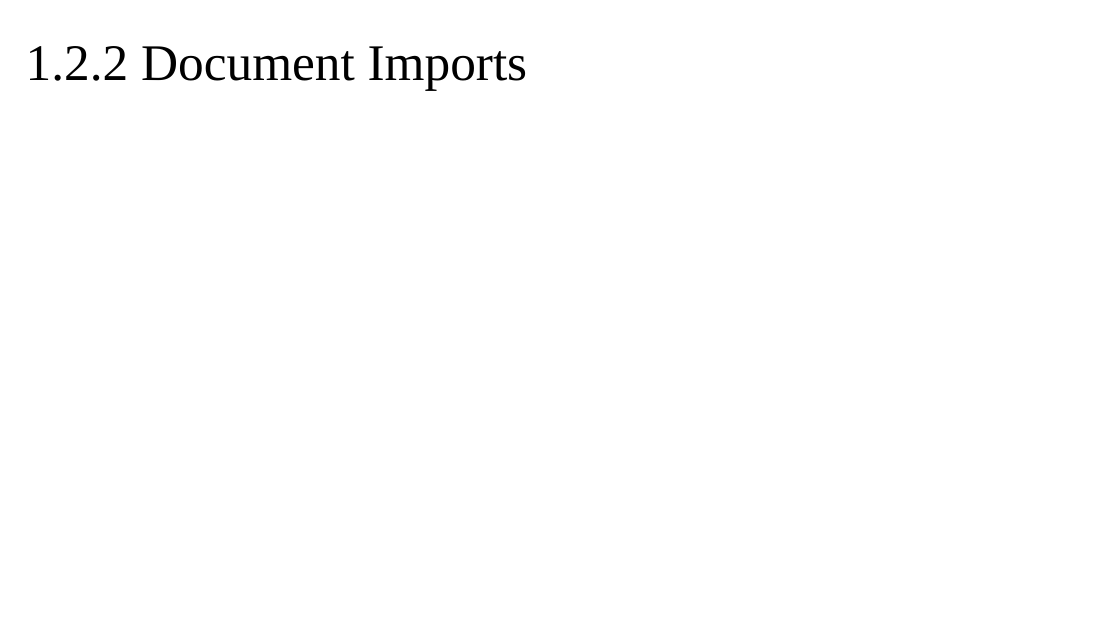
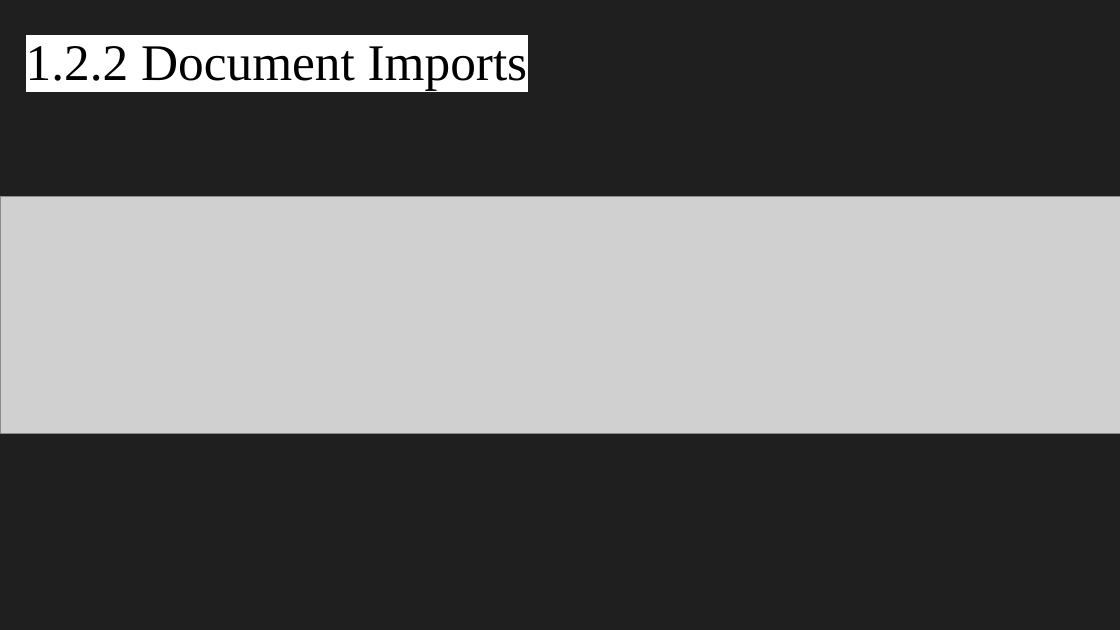
Before and after one commit to prawny-boy/Trig-Game, a slide deck: slide 9 of CAT Y8 Inv1 Presentation.pptx (slide 8 before the commit). Drawn at 1120x630 pixels with LibreOffice and Linux fonts; fonts in the diff are those of the drawing; grey boxes stand for pictures; background and template pictures are left out. Boxes give left, top, right and bottom in pixels: in the first picture for what was removed or moved away, otherwise in the second. Text is boxed around its words. In the diff, an @@ line names an element or a change of style, - is before the commit and + after.

```diff
--- a/CAT Y8 Inv1 Presentation.pptx
+++ b/CAT Y8 Inv1 Presentation.pptx
@@ background picture (left out) to #1F1F1F @@
@@ picture added at (x1=0, y1=197, x2=1120, y2=434) @@
```
Also in this commit, not shown: 5 other slides changed, 18 slides added, 1 other file.
